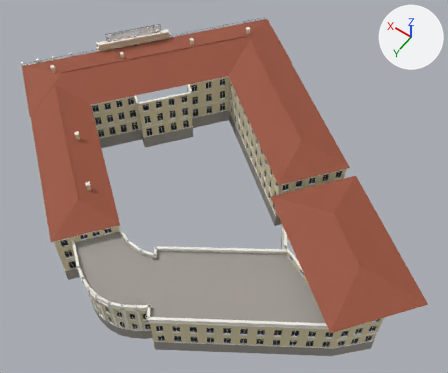
Renders of the glTF model data/models/hotel_sevastopol.glb from each side of a commit.
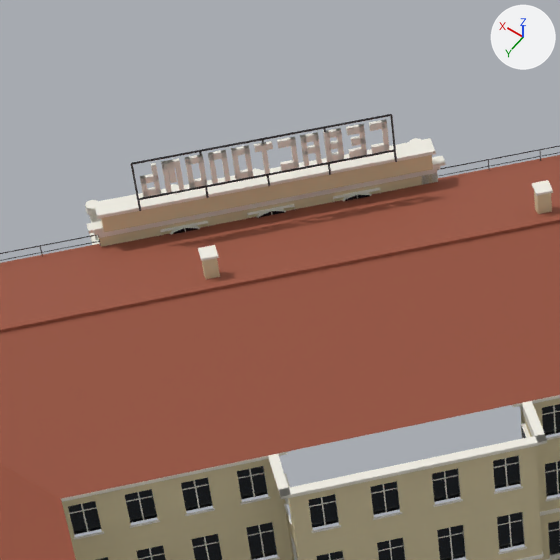
There are two pictures of each version: one whole from a 50 mm lens placed at (-98.0, 94.6, 118.5), pointed at (-45.8, 21.5, 3.6), one close up on the part from 17% to 44% of the width and 0% to 32% of the height. Every picture has the same lights, and +X, +Y and +Z are marked at upper right. The last two pictures show the newer version. Vertices at exactly the same position are counted once.

Objects in the first close-up: 'hotel_sevastopol_glass', 'hotel_sevastopol_metal', 'hotel_sevastopol_roof', 'hotel_sevastopol_trim', 'hotel_sevastopol_wall'.
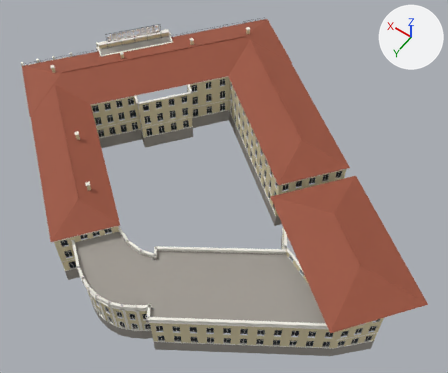
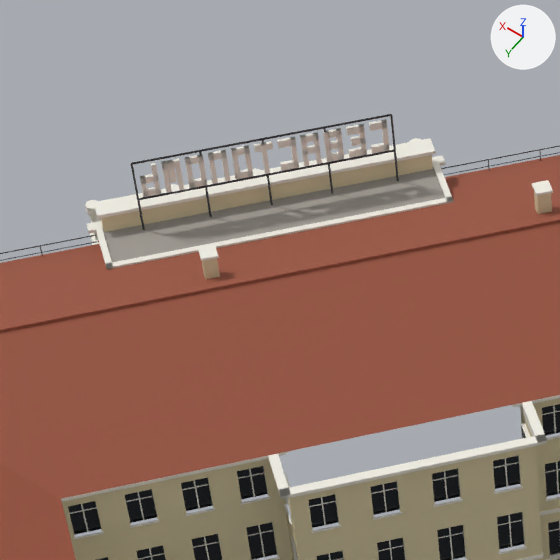
Edits to the bpy script that builds the scene:
```text
Change me_hotel_sevastopol_roof:
    used by ob_hotel_sevastopol_roof; location = (0.0, 0.0, 0.0)
    verts and faces of me_hotel_sevastopol_roof; kept vertices keep their numbers, new ones are numbered from 56
    before: 0 (14.0, 25.9, 13.2), 1 (-26.0, -26.4, 13.2), 2 (-27.8, -13.2, 16.6), 3 (0.8, 24.1, 16.6)
    remove me_hotel_sevastopol_roof.from_pydata(...)  # 56 vertices, 70 faces; spans x -97.5..14.0, y -26.4..59.4, z 13.2..16.7
    add me_hotel_sevastopol_roof.from_pydata(...)  # 60 vertices, 74 faces; spans x -97.5..14.0, y -26.4..59.4, z 13.2..16.7
    me_hotel_sevastopol_roof part 3
    add delete_faces([(0, 3, 2), (0, 2, 1)])
    add verts[56] = (2.1, 10.3, 13.2)  # pixel (99, 243)
    add verts[57] = (-1.0, 12.6, 14.6)
    add verts[58] = (-12.5, -2.3, 14.6)
    add verts[59] = (-9.4, -4.7, 13.2)
    add faces += [(0, 3, 56), (1, 3, 2), (1, 59, 58), (3, 57, 56), (1, 58, 3), (3, 58, 57)]
Change me_hotel_sevastopol_stone:
    used by ob_hotel_sevastopol_stone; location = (0.0, 0.0, 0.0)
    verts and faces of me_hotel_sevastopol_stone; kept vertices keep their numbers, new ones are numbered from 559
    remove me_hotel_sevastopol_stone.from_pydata(...)  # 559 vertices, 833 faces; spans x -92.0..15.7, y -25.6..62.3, z -3.0..10.4
    add me_hotel_sevastopol_stone.from_pydata(...)  # 567 vertices, 843 faces; spans x -92.0..15.7, y -25.6..62.3, z -3.0..14.6
    me_hotel_sevastopol_stone part 1
    add verts[559] = (1.6, 10.6, 14.4)
    add verts[560] = (-9.8, -4.3, 14.4)
    add verts[561] = (-1.0, 12.6, 14.4)
    add verts[562] = (-12.5, -2.3, 14.4)
    add for new, old in zip([*range(563, 567)], [*range(559, 563)]): verts[new] = verts[old] + (0.0, 0.0, 0.2)
    add faces += [(559, 563, 564), (559, 564, 560), (561, 562, 566), (561, 566, 565), (561, 565, 563), (559, 561, 563)]
    add faces += [(560, 564, 562), (562, 564, 566), (564, 565, 566), (563, 565, 564)]
Change me_hotel_sevastopol_trim:
    used by ob_hotel_sevastopol_trim; location = (0.0, 0.0, 0.0)
    remove me_hotel_sevastopol_trim.from_pydata(...)  # 17331 vertices, 17794 faces; spans x -97.5..16.3, y -26.4..62.8, z 0.5..18.7
    add me_hotel_sevastopol_trim.from_pydata(...)  # 17355 vertices, 17828 faces; spans x -97.5..16.3, y -26.4..62.8, z 0.5..18.7
    me_hotel_sevastopol_trim part 2: a new loose piece of 20 vertices spanning x -12.6..1.7, y -4.4..12.8, z 14.4..14.8, in mat_trim (white #f0eee4)
    other edits to the shape of me_hotel_sevastopol_trim do not show in these pictures
```

Where the change shows, as pixel boxes [x1, y1, x2, y2] in the close-ups (560 x 560 px):
'hotel_sevastopol_stone', reshaped (not visible before)
    after: [102, 168, 560, 560]
part 1 of me_hotel_sevastopol_stone, added
    after: [102, 168, 445, 262]
part 2 of me_hotel_sevastopol_trim, added
    after: [95, 161, 454, 269]
part 3 of me_hotel_sevastopol_roof, built on
    both: [0, 155, 560, 326]
